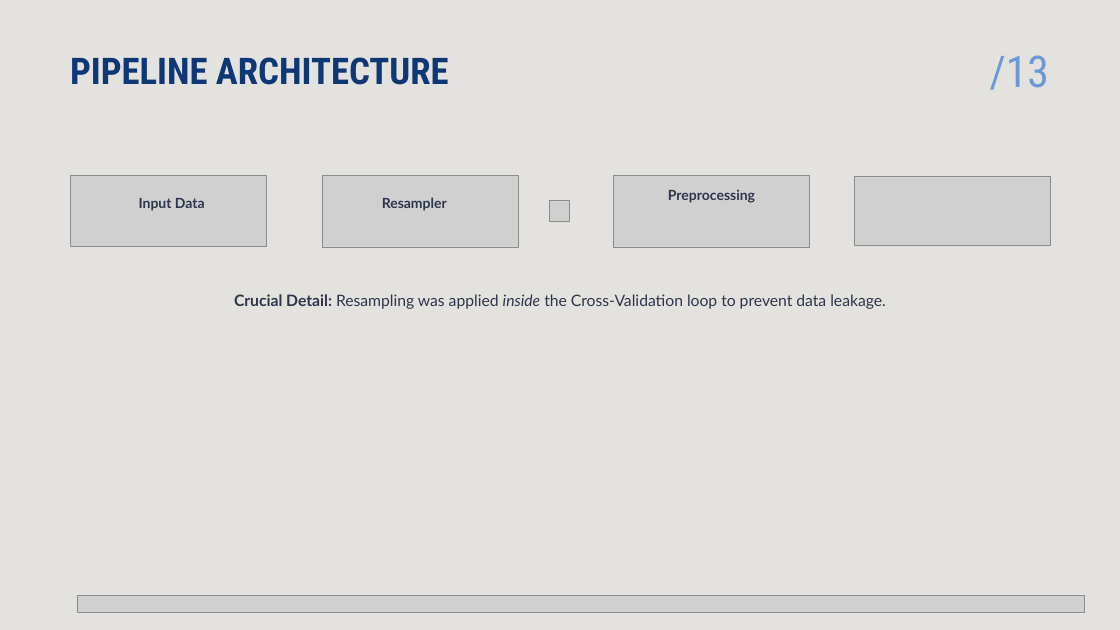
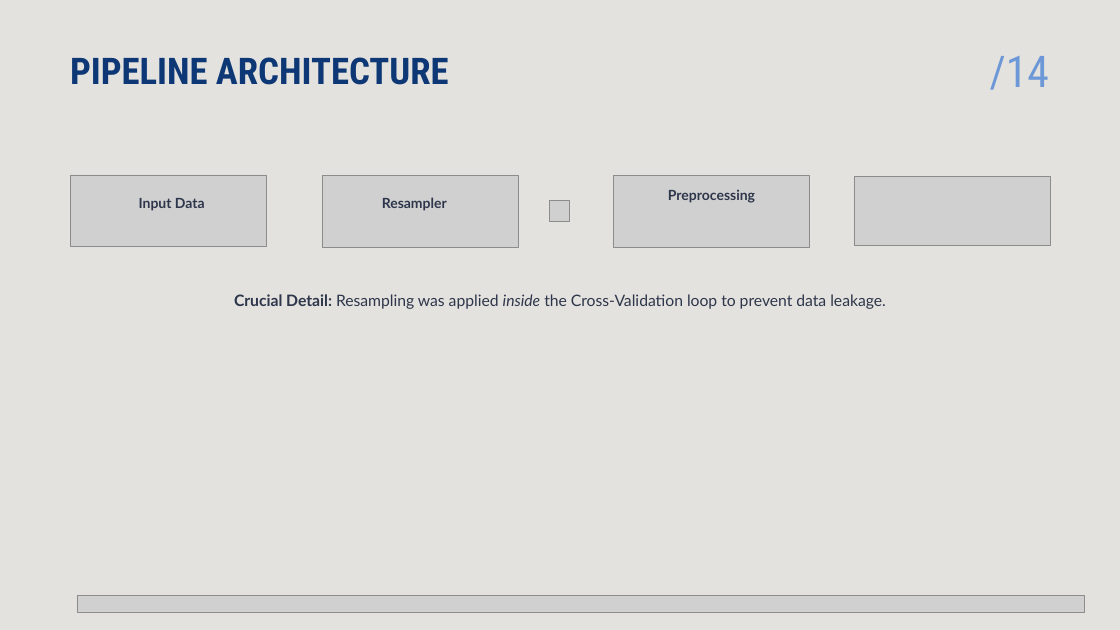
Before and after one commit to Ali-Tharwat/fraud_detection_project, a slide deck: slide 15 of reports/presentation.pptx. Drawn at 1120x630 pixels with LibreOffice and Linux fonts; fonts in the diff are those of the drawing; grey boxes stand for pictures; background and template pictures are left out. Boxes give left, top, right and bottom in pixels: in the first picture for what was removed or moved away, otherwise in the second. Text is boxed around its words. In the diff, an @@ line names an element or a change of style, - is before the commit and + after.

```diff
--- a/reports/presentation.pptx
+++ b/reports/presentation.pptx
@@ text at [990, 56, 1049, 90]: text changed @@
-/13
+/14
```
Also in this commit, not shown: 20 other slides changed, 5 slides added, 1 slide removed, 1 other file.
